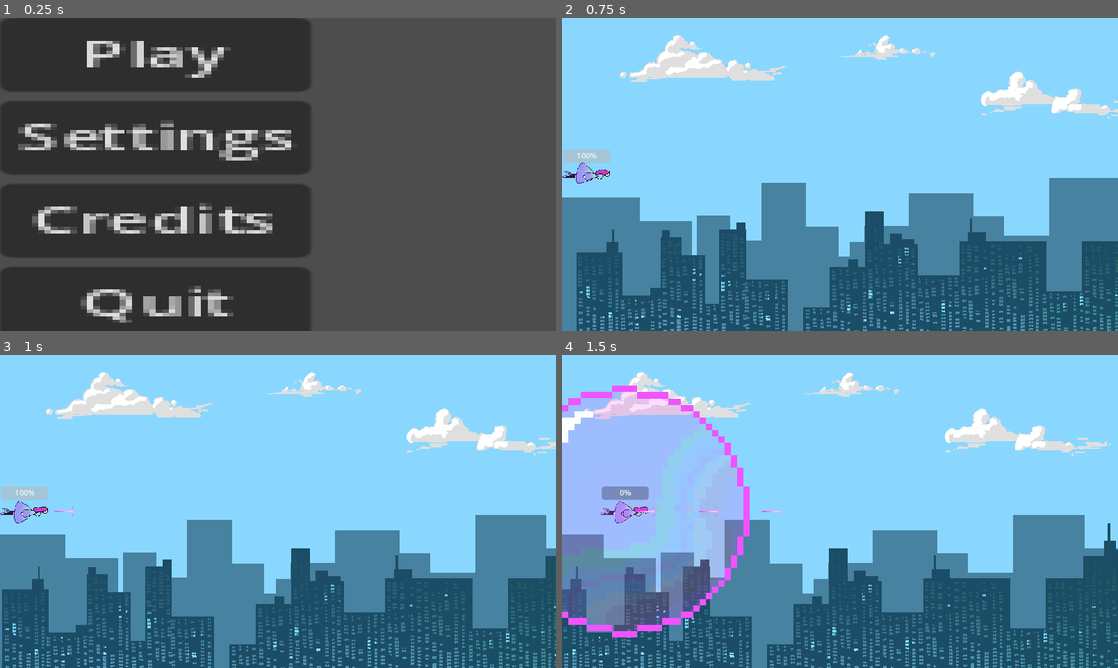
Above: before the commit, frames 1-4 (two rows, left to right).
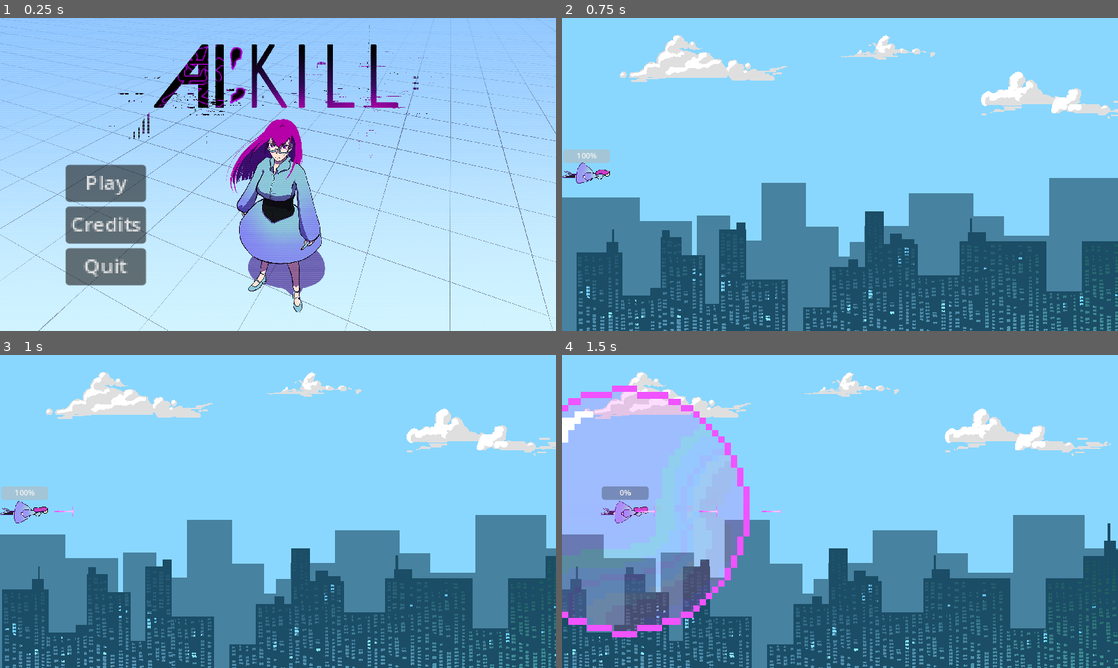
Above: after the commit, the same moments.

Repository: clenneabig/AI-KILL
Game: Godot game, scene res://main_menu.tscn
Same seed, same stepped clock (60 frames per second), same inputs: the game is played once before the commit and once after it. This scene is started directly instead of the project's main scene. The engine's default icon, where the game draws it, is replaced by a stand-in: a white triangle on a blue panel in a dark square. Video files are missing from this copy of the repository; at most half a second of black plays in their place.
Inputs (mouse positions are in pixels of both pictures, inside the frame that each line leads up to):
- Up to frame 1 (0.25 s): no input
- Up to frame 2 (0.75 s): click "Play" at 0.5 s
- Up to frame 3 (1 s): no input
- Up to frame 4 (1.5 s): move the mouse to (962, 495) at 1.27 s; hold D (move_right) from 1.28 s (still down); hold E (bomb) from 1.28 s (still down)

The runs differ from the first frame. In frame 1, 100% of the frame differs, in the area x 0-100%, y 0-100%; in frame 2, nothing differs; in frame 3, nothing differs; in frame 4, nothing differs.

Commit message:
updated menu

Diff:
--- a/main_menu.tscn
+++ b/main_menu.tscn
@@ -1,6 +1,7 @@
-[gd_scene load_steps=2 format=3 uid="uid://cc435frlbu8i1"]
+[gd_scene load_steps=3 format=3 uid="uid://cr17ccssrdcws"]
 
 [ext_resource type="Script" path="res://main_menu.gd" id="1_octwd"]
+[ext_resource type="Texture2D" uid="uid://c0kfh7j22uvn5" path="res://assets/menuimg.png" id="2_r4kk4"]
 
 [node name="MainMenu" type="Control"]
 layout_mode = 3
@@ -11,11 +12,20 @@
 grow_vertical = 2
 script = ExtResource("1_octwd")
 
+[node name="TextureRect" type="TextureRect" parent="."]
+layout_mode = 0
+offset_right = 1920.0
+offset_bottom = 1080.0
+scale = Vector2(0.6, 0.6)
+texture = ExtResource("2_r4kk4")
+
 [node name="MarginContainer" type="MarginContainer" parent="."]
 layout_mode = 0
-offset_right = 40.0
-offset_bottom = 40.0
-scale = Vector2(9.20381, 4.77019)
+offset_left = 136.0
+offset_top = 304.0
+offset_right = 199.0
+offset_bottom = 405.0
+scale = Vector2(2.64323, 2.39782)
 
 [node name="VBoxContainer" type="VBoxContainer" parent="MarginContainer"]
 layout_mode = 2
@@ -25,6 +35,7 @@
 text = "Play"
 
 [node name="Settings" type="Button" parent="MarginContainer/VBoxContainer"]
+visible = false
 layout_mode = 2
 text = "Settings"
 
